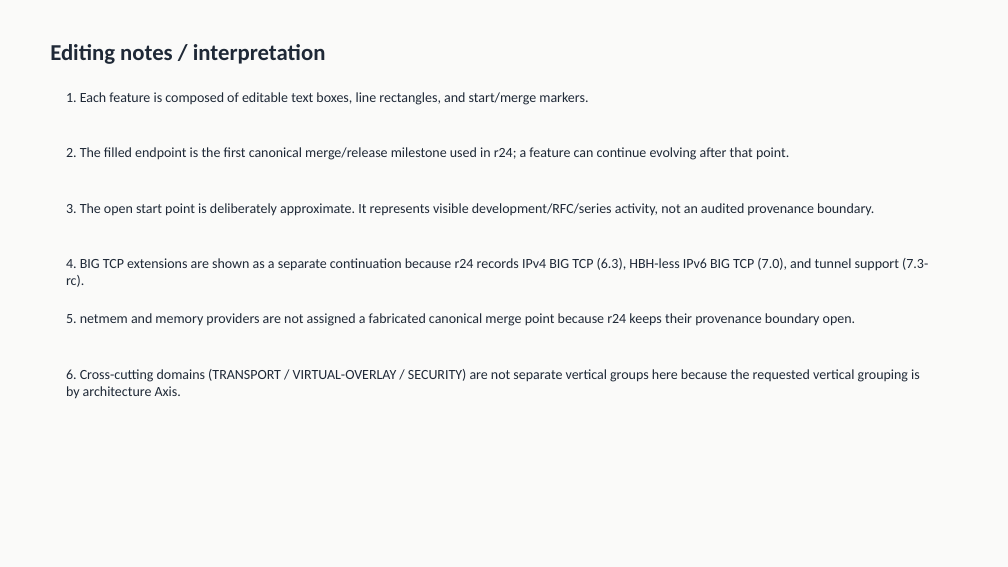
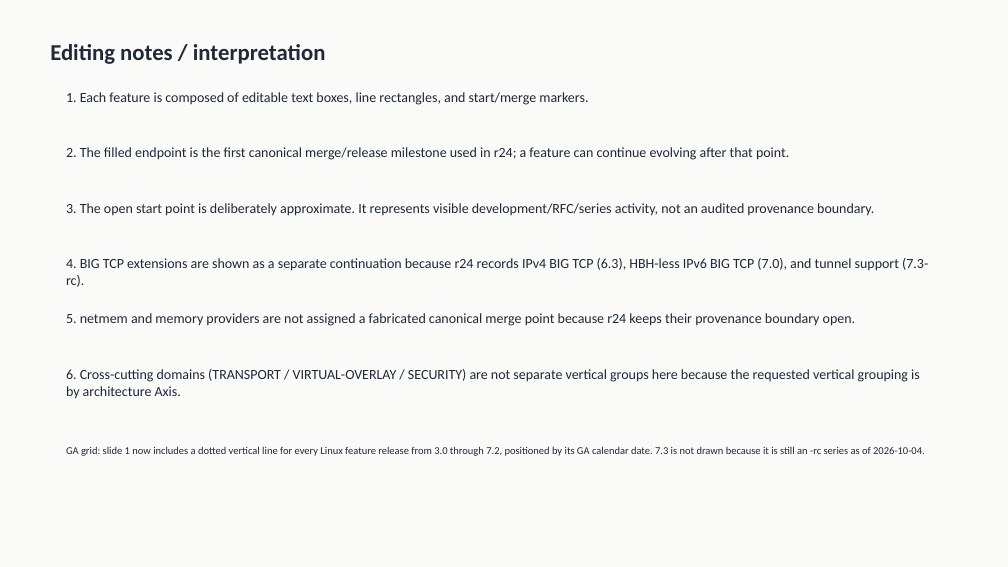
Before and after one commit to orimanabu/onic2026, a slide deck: slide 2 of linux-networking-feature-evolution.pptx. Drawn at 1008x567 pixels with LibreOffice and Linux fonts; fonts in the diff are those of the drawing. Boxes give left, top, right and bottom in pixels: in the first picture for what was removed or moved away, otherwise in the second. Text is boxed around its words. In the diff, an @@ line names an element or a change of style, - is before the commit and + after.

Commit message:
pptx r24-2

```diff
--- a/linux-networking-feature-evolution.pptx
+++ b/linux-networking-feature-evolution.pptx
@@ text added at (66, 446, 925, 456), 12 pt, text #1F2937 @@
+GA grid: slide 1 now includes a dotted vertical line for every Linux feature release from 3.0 through 7.2, positioned by its GA calendar date. 7.3 is not drawn because it is still an -rc series as of 2026-10-04.
```
Also in this commit, not shown: 1 other slide changed.
